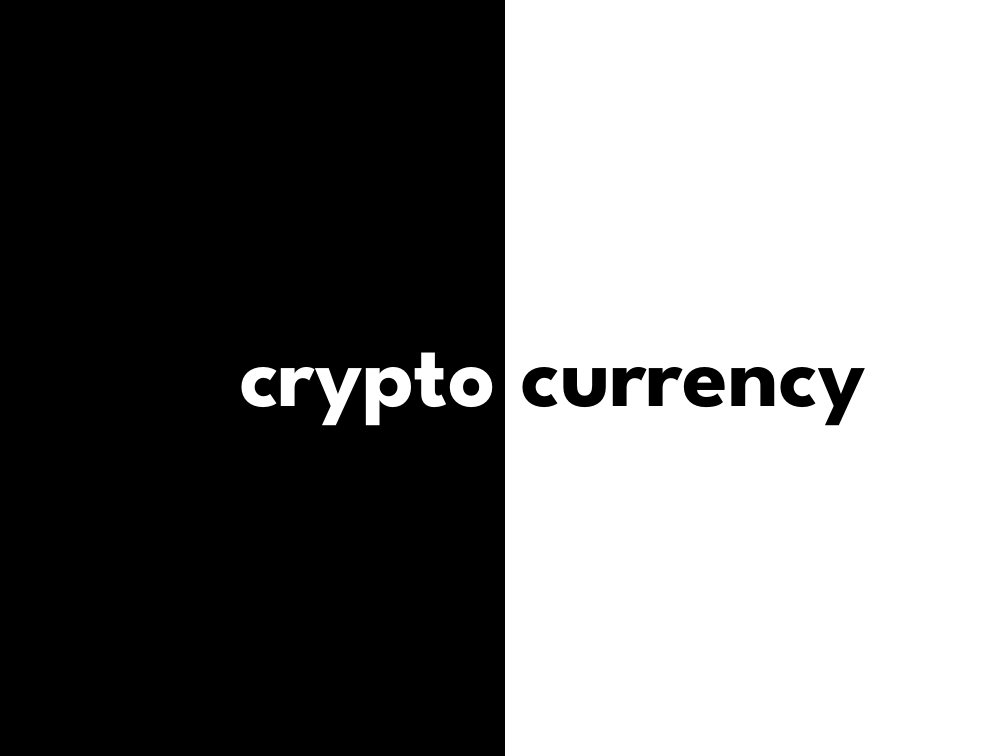
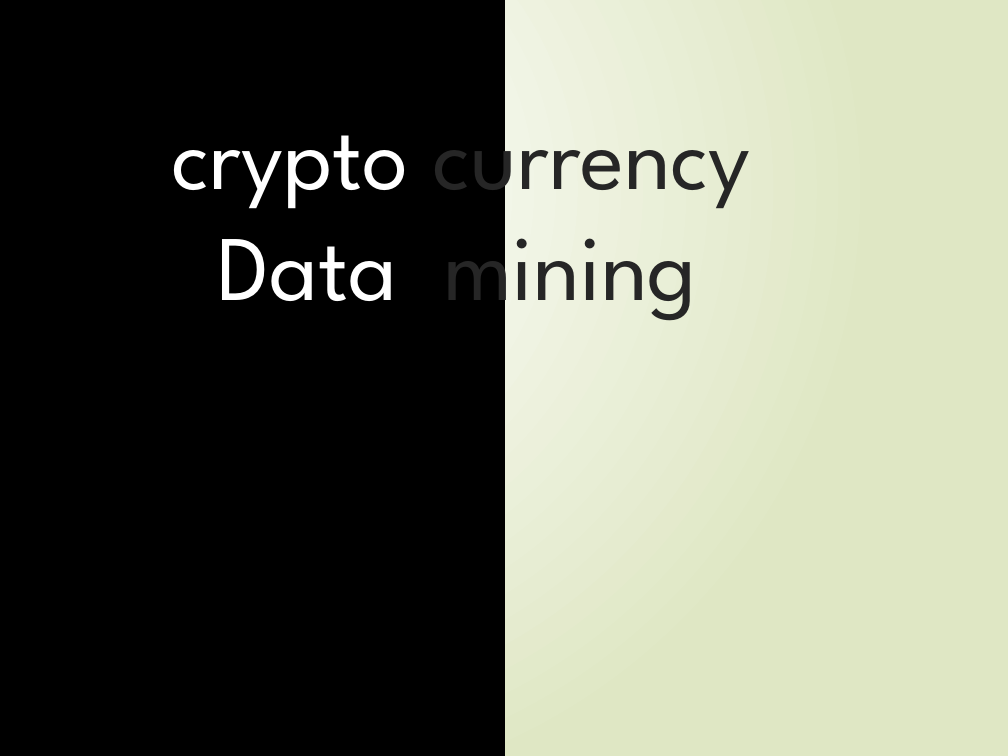
Before and after one commit to jupadhya1/Twitter-Sentimental-Analysis, a slide deck: slide 4 of BTC-Mining.pptx. Drawn at 1008x756 pixels with LibreOffice and Linux fonts; fonts in the diff are those of the drawing. Boxes give left, top, right and bottom in pixels: in the first picture for what was removed or moved away, otherwise in the second. Text is boxed around its words. In the diff, an @@ line names an element or a change of style, - is before the commit and + after.

```diff
--- a/BTC-Mining.pptx
+++ b/BTC-Mining.pptx
@@ background #FFFFFF to gradient #FFFFFF to #DFE8C4 @@
@@ rectangle at box(0, 0, 504, 756): outline #000000 2 pt to #000000 1.25 pt @@
@@ title "crypto currency Data mining" at box(172, 96, 750, 328): vertical alignment middle to top @@
@@ title at box(172, 96, 750, 328): text changed; text colour #000000 to #262626; bold off @@
-crypto currency
+crypto currency
+Data mining
```
Also in this commit, not shown: 33 other slides changed.
